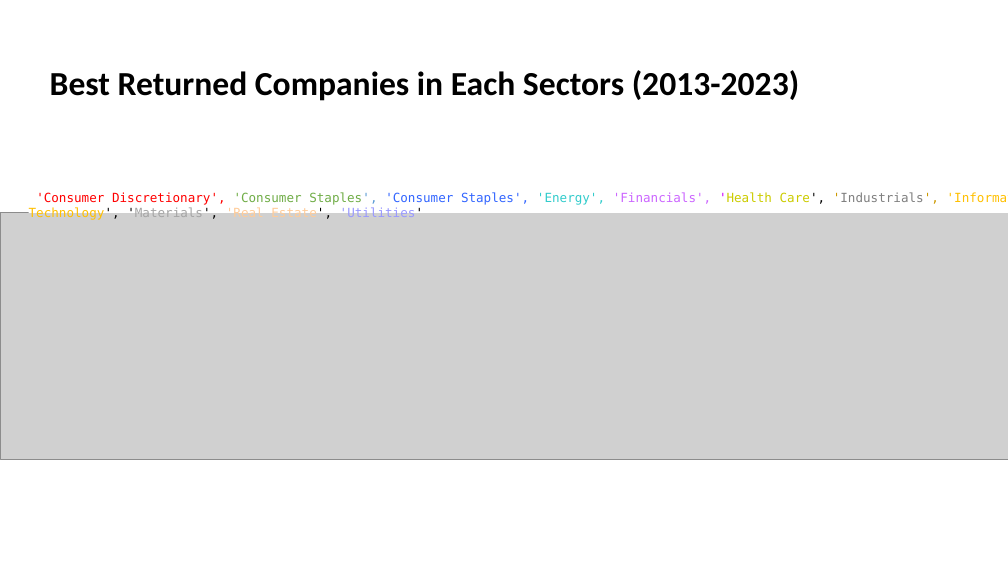
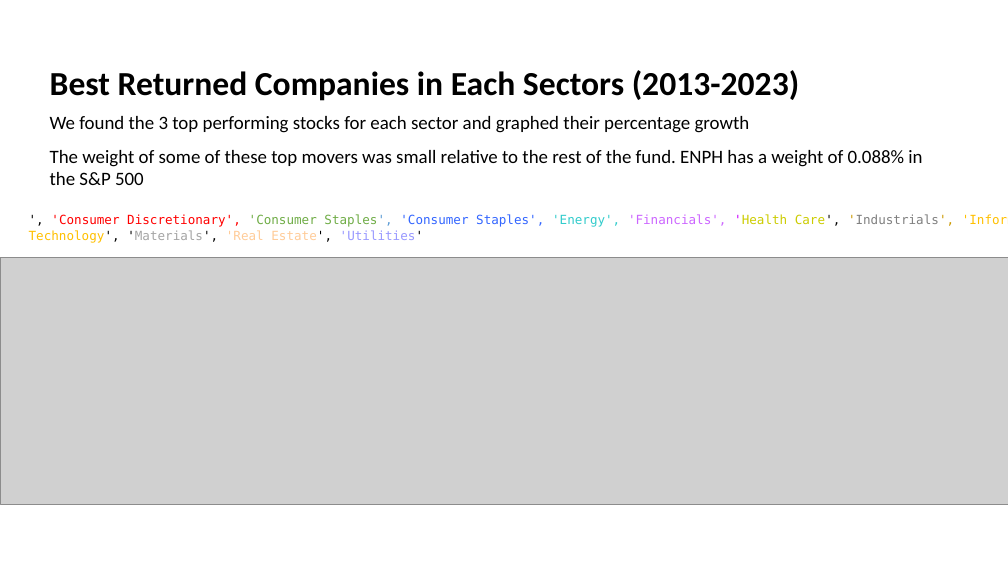
Before and after one commit to kennysiegler/first-project, a slide deck: slide 10 of presentation/Presentation2.pptx. Drawn at 1008x567 pixels with LibreOffice and Linux fonts; fonts in the diff are those of the drawing; grey boxes stand for pictures. Boxes give left, top, right and bottom in pixels: in the first picture for what was removed or moved away, otherwise in the second. Text is boxed around its words. In the diff, an @@ line names an element or a change of style, - is before the commit and + after.

```diff
--- a/presentation/Presentation2.pptx
+++ b/presentation/Presentation2.pptx
@@ text added at (50,116,750,133), 18 pt, text #000000 @@
+We found the 3 top performing stocks for each sector and graphed their percentage growth
@@ text added at (50,150,922,185), 18 pt, text #000000 @@
+The weight of some of these top movers was small relative to the rest of the fund. ENPH has a weight of 0.088% in the S&P 500
@@ text at (29,214,954,243): text changed @@
-'Consumer Discretionary', 'Consumer Staples', 'Consumer Staples', 'Energy', 'Financials', 'Health Care', 'Industrials', 'Information Technology', 'Materials', 'Real Estate', 'Utilities'
+', 'Consumer Discretionary', 'Consumer Staples', 'Consumer Staples', 'Energy', 'Financials', 'Health Care', 'Industrials', 'Information Technology', 'Materials', 'Real Estate', 'Utilities'
@@ text "', 'Consumer Discretionary', 'Consumer Staples', ...": place and size @@
-text "', 'Consumer Discretionary', 'Consumer Staples', ..." at (29,197,1008,212)
+text "', 'Consumer Discretionary', 'Consumer Staples', ..." at (29,214,954,243)
@@ picture: place and size @@
-picture at (0,212,1008,459)
+picture at (0,257,1008,504)
```
Also in this commit, not shown: 10 other slides changed, 2 slides added, 1 slide removed, 3 other files.
